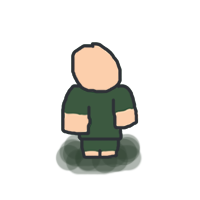
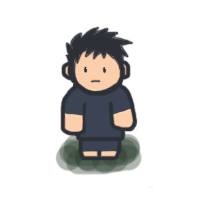
Before/after of a 200 x 200 layered artwork. What changed in the layer stack:
removed layer "图层 3" over (61, 42, 138, 159)
added layer "图层 7" above "图层 8" over (64, 26, 134, 84)
added layer "图层 8" above "图层 6" over (66, 27, 130, 74)
added layer "图层 6" above "图层 4" over (60, 38, 153, 188)
painted on "图层 4" over (61, 42, 139, 160)
